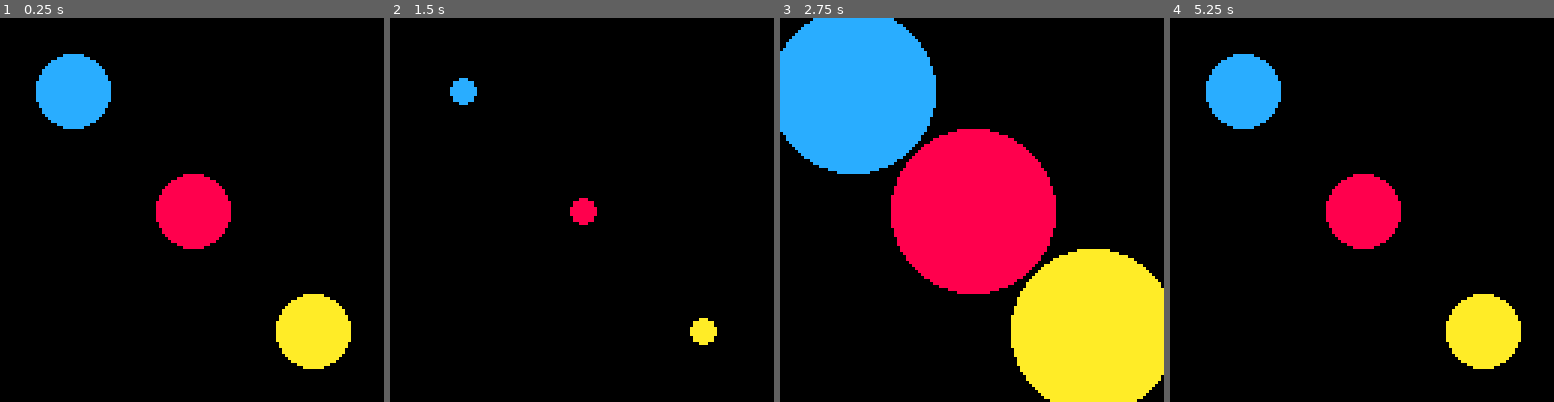
Above: before the commit, frames 1-4 (left to right).
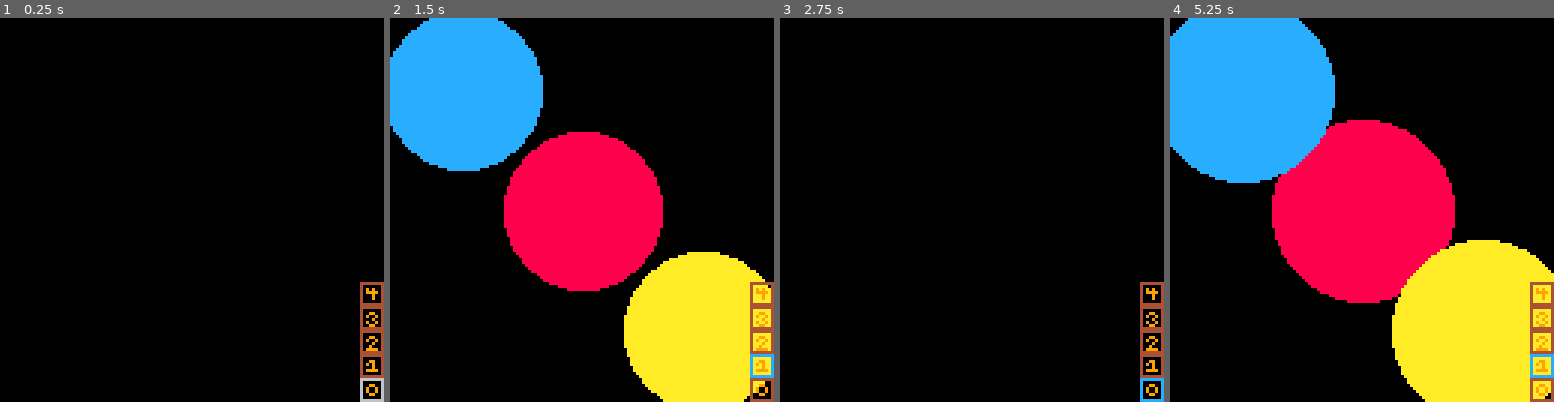
Above: after the commit, the same moments.

Repository: SabrinaRoss/OrcaJam-2024
Game: PICO-8 cartridge game.p8
The game is run twice, just before and just after one commit, with the same random seed, the same clock (stepped at 60 frames per second) and the same inputs.
Inputs:
- Up to frame 1 (0.25 s): no input
- Up to frame 2 (1.5 s): tap X (X key) at 0.33, 1.07 s; tap O (Z key) at 0.7 s
- Up to frame 3 (2.75 s): hold Right 1.6-2.1 s; tap O (Z key) at 1.7, 2.1, 2.5 s; tap X (X key) at 1.85 s; hold Up 2.15-2.42 s; hold Right from 2.47 s (still down)
- Up to frame 4 (5.25 s): tap O (Z key) every 0.4 s from 2.9 to 4.9 s; tap X (X key) at 2.97, 4.08, 5.2 s; release Right at 3.03 s; hold Left 3.08-3.58 s; hold Down 3.63-3.97 s; hold Right 4.02-4.68 s; hold Up 4.73-5.03 s; hold Left from 5.08 s (still down)

The runs differ from the first frame. In frame 1, 10% of the frame differs, in the area x 9-100%, y 9-100%; in frame 2, 39%; in frame 3, 42%, in the area x 0-100%, y 0-100%; in frame 4, 40%.

Commit message:
created a state machine onto the real fun part now

Diff:
--- a/game.p8
+++ b/game.p8
@@ -3,26 +3,37 @@
 __lua__
 function _draw()
 	cls()
-	circfill(x, y, radius, 8)
-	circfill(x+margin, y+margin, radius,10)
-	circfill(x-margin, y-margin, radius, 12)
+	state_machine_draw()
+	draw_state_ui()
 end
 
 function _update()
+	input_check()
 	if (time() - last > .02) then
 		last = time()
-		x,y = shrink(x, y)
+		state_machine_update()
 		if radius == 0 then radius = 30 end
 	end
 end
 
 function _init()
+	state = 0
+	cam_max = 128
 	x = 64
 	y = 64
 	margin = 40
 	radius = 20
+	byte = 8
 	angle = 0
+	max_states = 5 // idk why doing this but o'well
 	last = time()
+end
+
+function input_check()
+	if state < 0 then state += 1 end
+	if state > max_states-1 then state -= 1 end
+	if btnp((🅾️)) then state -= 1 end
+	if btnp((❎)) then state += 1 end
 end
 -->8
 // manipulation
@@ -33,10 +44,38 @@
 	local new_y = x*sin(0) + y*cos(0)
 	return new_x,new_y
 end
+-->8
+// state machine
+
+function state_machine_update()
+		if (state == 1) then
+			x,y = shrink(x, y)
+		end
+end
+function state_machine_draw()
+	if (state == 1) then
+		circfill(x, y, radius, 8)
+		circfill(x+margin, y+margin, radius,10)
+		circfill(x-margin, y-margin, radius, 12)
+	end
+end
+-->8
+// sprites
+
+function draw_state_ui()
+	for i = max_states, 0, -1 do
+		spr(i, cam_max - (byte), cam_max - (byte * i))
+		if (state == i) then
+			rect(cam_max - (byte), cam_max - (byte * i)-1, cam_max-1, cam_max-(i*byte)-byte)
+		end
+	end
+end
 __gfx__
-00000000000000000000000000000000000000000000000000000000000000000000000000000000000000000000000000000000000000000000000000000000
-00000000000000000000000000000000000000000000000000000000000000000000000000000000000000000000000000000000000000000000000000000000
-00700700000000000000000000000000000000000000000000000000000000000000000000000000000000000000000000000000000000000000000000000000
-00077000000000000000000000000000000000000000000000000000000000000000000000000000000000000000000000000000000000000000000000000000
-00077000000000000000000000000000000000000000000000000000000000000000000000000000000000000000000000000000000000000000000000000000
-00700700000000000000000000000000000000000000000000000000000000000000000000000000000000000000000000000000000000000000000000000000
+00000000444444444444444444444444444444444444444400000000000000000000000000000000000000000000000000000000000000000000000000000000
+00000000400000044000000440000004400000044000000400000000000000000000000000000000000000000000000000000000000000000000000000000000
+00700700400990044009900440099004400990044090900400000000000000000000000000000000000000000000000000000000000000000000000000000000
+00077000409009044090900440900904409009044099990400000000000000000000000000000000000000000000000000000000000000000000000000000000
+00077000409009044000900440009004400090044000900400000000000000000000000000000000000000000000000000000000000000000000000000000000
+00700700400990044099990440090004409009044000900400000000000000000000000000000000000000000000000000000000000000000000000000000000
+00000000400000044000000440999904400990044000000400000000000000000000000000000000000000000000000000000000000000000000000000000000
+00000000444444444444444444444444444444444444444400000000000000000000000000000000000000000000000000000000000000000000000000000000
